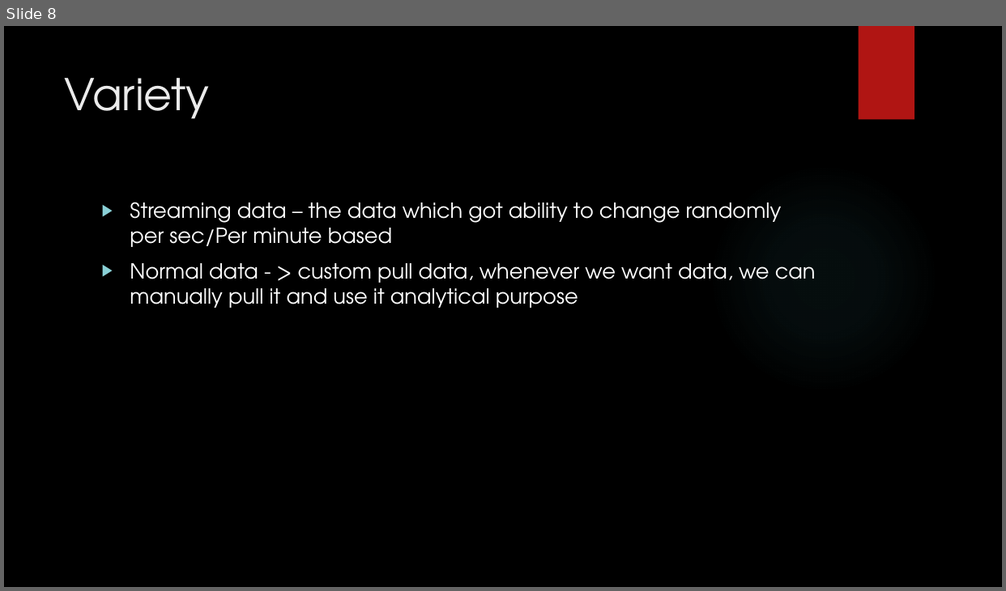
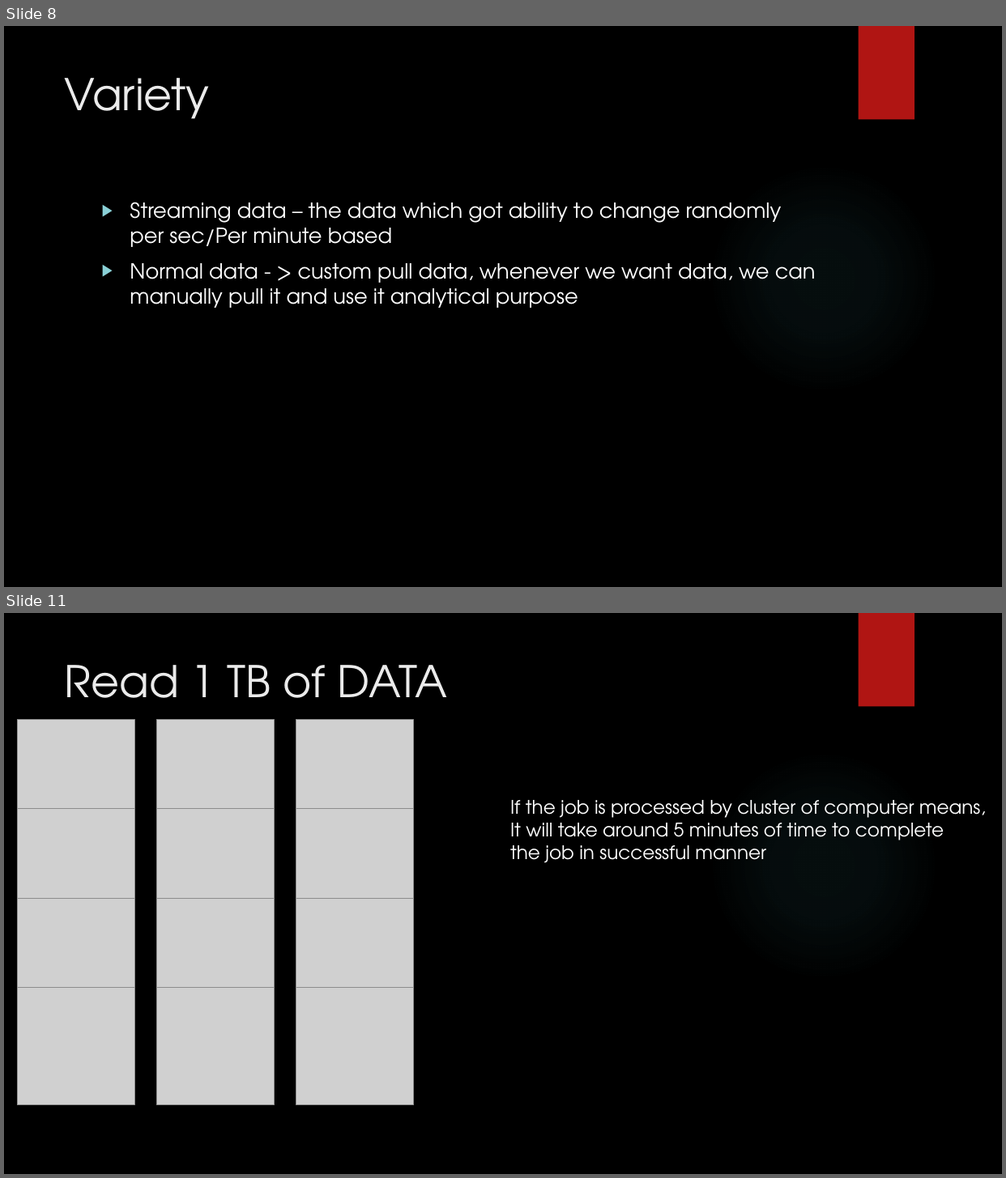
Before and after one commit to karthick1808/DW001, a slide deck: Bigdata.pptx. Shown one above the other, each under a label of ours: slide 8 before the commit, slides 8 and 11 after it; the slides between them are not shown. The pictures are 1006x591 and 1006x1178 pixels, drawn with LibreOffice and Linux fonts; fonts in the diff are those of the drawing; grey boxes stand for pictures; background and template pictures are left out. Boxes give left, top, right and bottom in pixels: in the first picture for what was removed or moved away, otherwise in the second. Text is boxed around its words. In the diff, an @@ line names an element or a change of style, - is before the commit and + after.

```diff
--- a/Bigdata.pptx
+++ b/Bigdata.pptx
@@ slide 11 added at [4, 613, 1002, 1174], background picture (left out); not listed: 2 template elements that a slide beside it also shows @@
@@ title added at [65, 665, 448, 698], 42 pt, text #EBEBEB @@
+Read 1 TB of DATA
@@ picture added at [18, 719, 135, 837] @@
@@ picture added at [157, 719, 275, 837] @@
@@ picture added at [296, 719, 414, 837] @@
@@ text added at [510, 800, 986, 863], 18 pt, text #FFFFFF @@
+If the job is processed by cluster of computer means,
+It will take around 5 minutes of time to complete
+the job in successful manner
@@ picture added at [18, 809, 135, 926] @@
@@ picture added at [157, 809, 275, 926] @@
@@ picture added at [296, 809, 414, 926] @@
@@ picture added at [18, 898, 135, 1016] @@
@@ picture added at [157, 898, 275, 1016] @@
@@ picture added at [296, 898, 414, 1016] @@
@@ picture added at [18, 988, 135, 1105] @@
@@ picture added at [157, 988, 275, 1105] @@
@@ picture added at [296, 988, 414, 1105] @@
```
Also in this commit, not shown: 6 other slides added.
